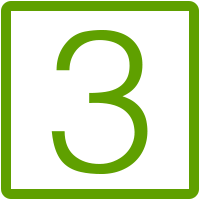
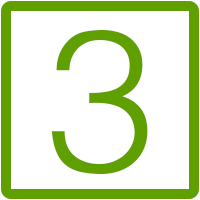
Revision of a layered 200×200 image; what changed, layer by layer:
pixels changed over [51, 30, 148, 174] (layer not identified)
